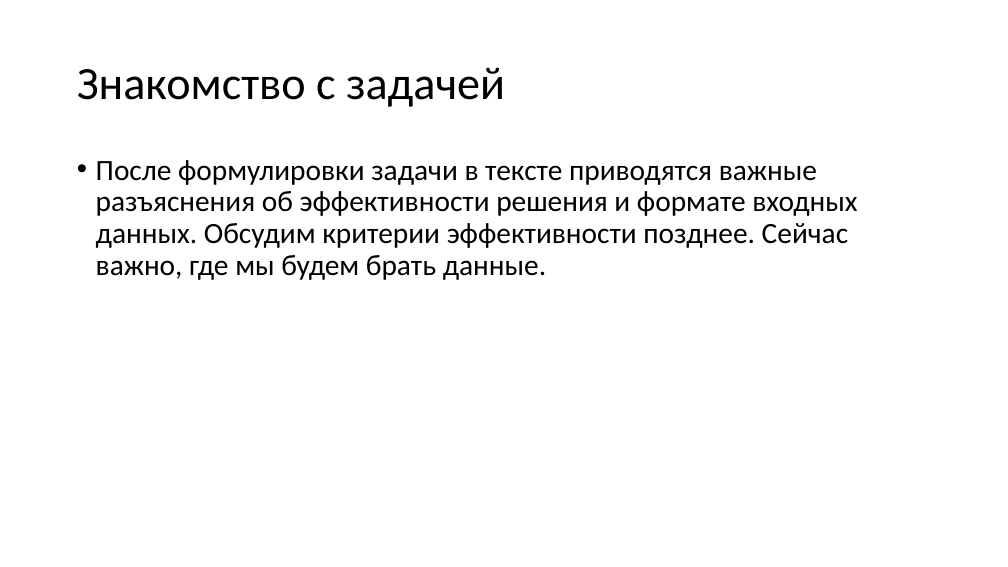
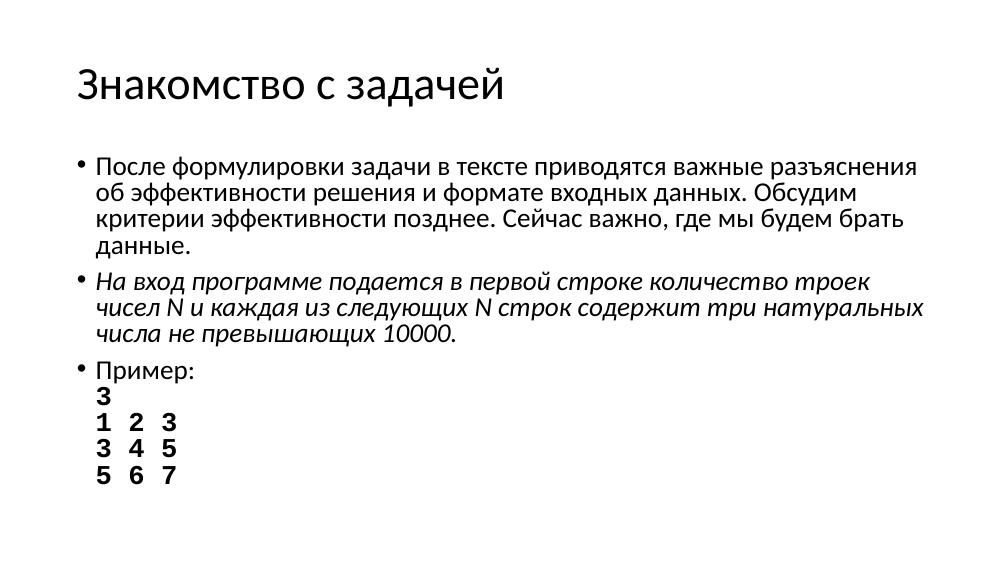
Before and after one commit to Mx-Wolf/usecs, a slide deck: slide 3 of pp/2018-10-01-27-b.pptx. Drawn at 1008x567 pixels with LibreOffice and Linux fonts; fonts in the diff are those of the drawing. Boxes give left, top, right and bottom in pixels: in the first picture for what was removed or moved away, otherwise in the second. Text is boxed around its words. In the diff, an @@ line names an element or a change of style, - is before the commit and + after.

```diff
--- a/pp/2018-10-01-27-b.pptx
+++ b/pp/2018-10-01-27-b.pptx
@@ text at <box>96,156,918,259</box>: size 28 to 25.9 pt in "После формулировки задачи в тексте приводятся важные ..."; line spacing 0.9 to 0.8 @@
@@ text at <box>96,271,924,485</box>: paragraphs added @@
+• На вход программе подается в первой строке количество троек чисел N и каждая из следующих N строк содержит три натуральных числа не превышающих 10000.
+• Пример:
+  3
+  1 2 3
+  3 4 5
+  5 6 7
```
Also in this commit, not shown: 7 slides added.
